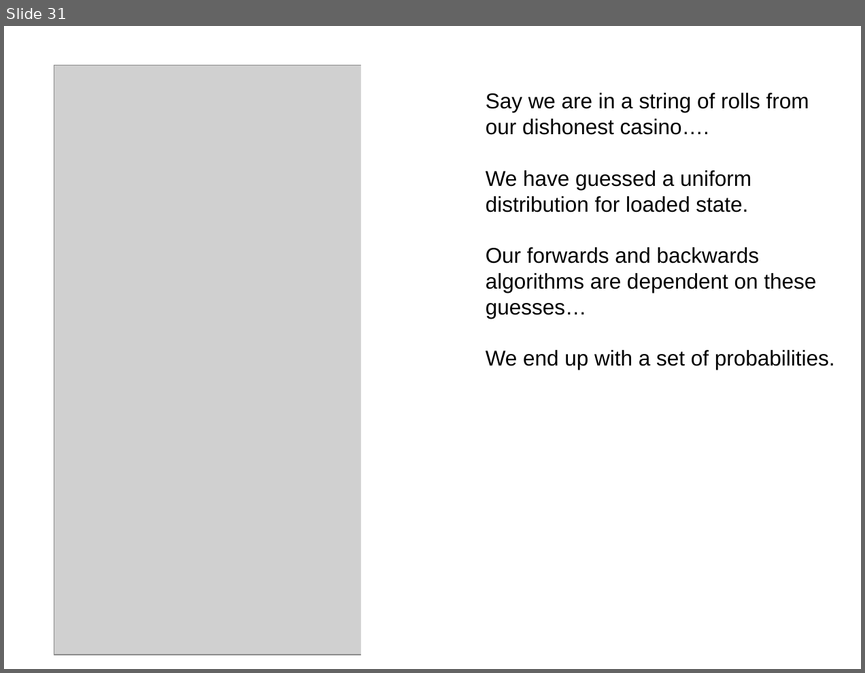
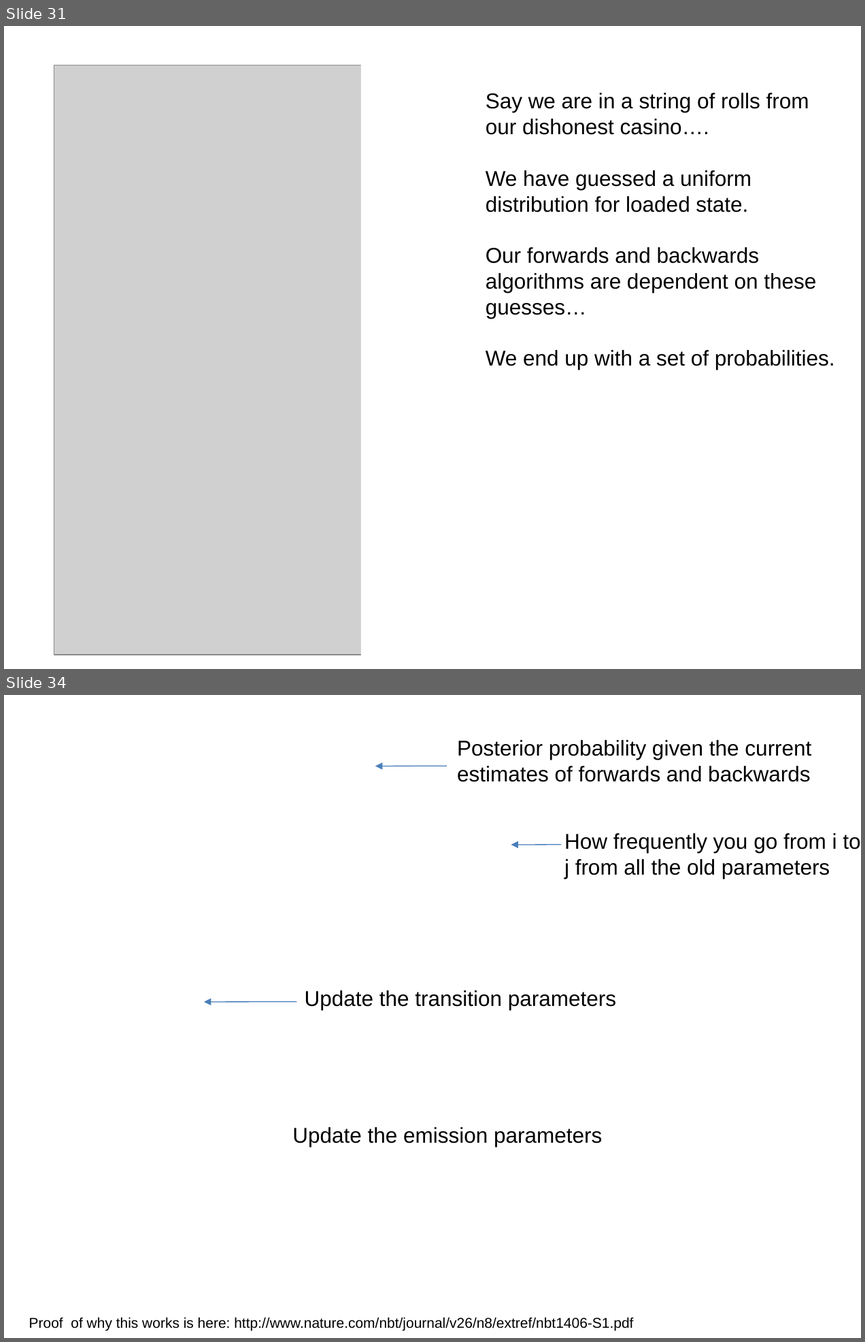
Before and after one commit to afodor/afodor.github.io, a slide deck: classes/stats2016/Lecture26.ppt. Shown one above the other, each under a label of ours: slide 31 before the commit, slides 31 and 34 after it; the slides between them are not shown. The pictures are 865x673 and 865x1342 pixels, drawn with LibreOffice and Linux fonts; fonts in the diff are those of the drawing; grey boxes stand for pictures; background and template pictures are left out. Boxes give left, top, right and bottom in pixels: in the first picture for what was removed or moved away, otherwise in the second. Text is boxed around its words. In the diff, an @@ line names an element or a change of style, - is before the commit and + after.

```diff
--- a/classes/stats2016/Lecture26.ppt
+++ b/classes/stats2016/Lecture26.ppt
@@ slide 34 added at (4,695,861,1338), background picture (left out) @@
@@ text added at (457,740,811,782), 18 pt, text #000000 @@
+Posterior probability given the current
+estimates of forwards and backwards
@@ arrow added from (447, 766) to (375, 766), #4A7EBB 0.74 pt @@
@@ text added at (564,833,860,879), 18 pt, text #000000 @@
+How frequently you go from i to
+j from all the old parameters
@@ arrow added from (561, 844) to (511, 845), #4A7EBB 0.74 pt @@
@@ text added at (305,990,616,1010), 18 pt, text #000000 @@
+Update the transition parameters
@@ arrow added from (297, 1002) to (204, 1002), #4A7EBB 0.74 pt @@
@@ text added at (292,1127,602,1147), 18 pt, text #000000 @@
+Update the emission parameters
@@ text added at (29,1317,633,1330), 12 pt, text #000000 @@
+Proof of why this works is here: http://www.nature.com/nbt/journal/v26/n8/extref/nbt1406-S1.pdf
```
Also in this commit, not shown: 2 slides changed, 1 other slide added.
